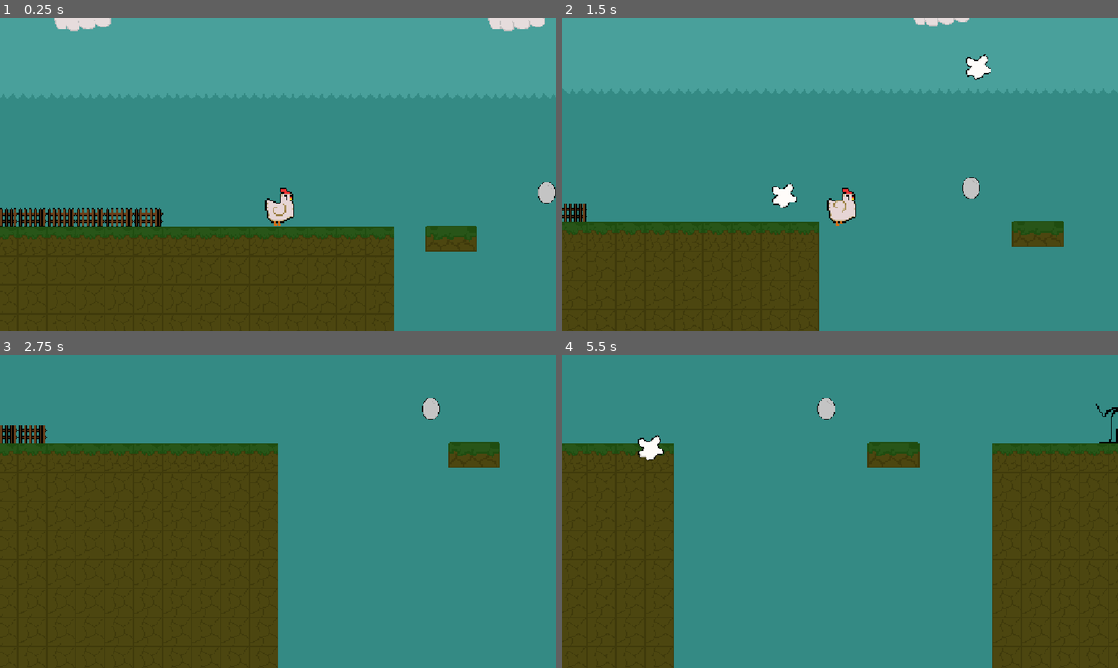
Above: before the commit, frames 1-4 (two rows, left to right).
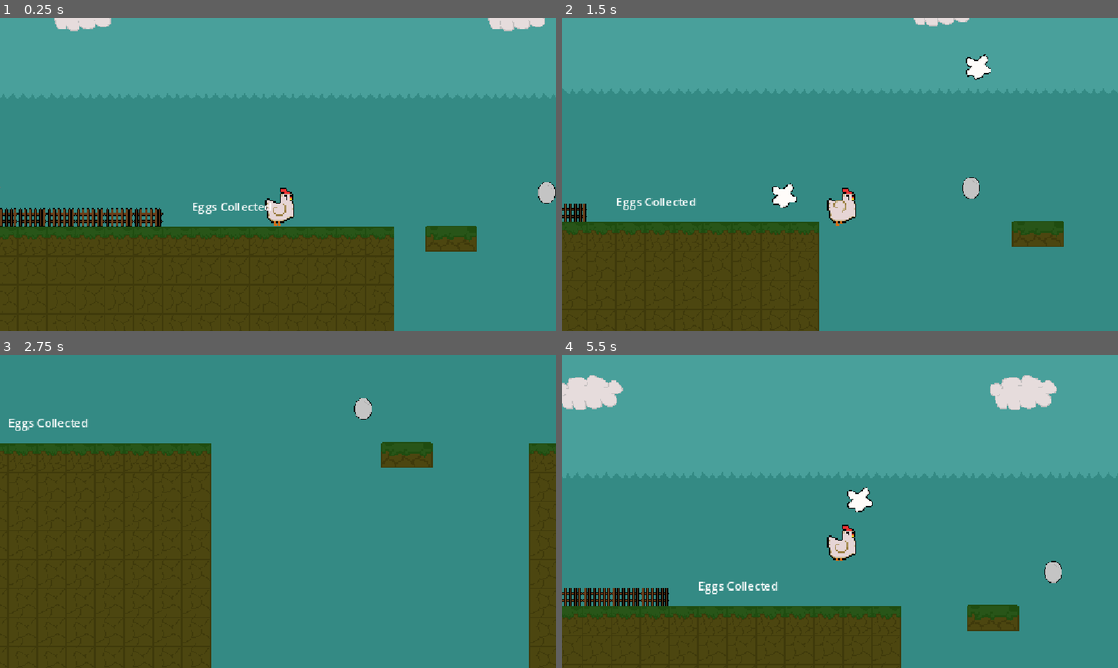
Above: after the commit, the same moments.

Repository: mahamfaisal165/Escape-from-the-farmer
Game: Godot game, scene res://scene/game.tscn
The game is run twice, just before and just after one commit, with the same random seed, the same clock (stepped at 60 frames per second) and the same inputs. The project has no main scene, so this scene is started directly.
Inputs (mouse positions are in pixels of both pictures, inside the frame that each line leads up to):
- Up to frame 1 (0.25 s): no input
- Up to frame 2 (1.5 s): tap Enter (ui_accept) at 0.5 s; move the mouse to (962, 158) at 0.52 s; hold Right (right) from 0.53 s (still down); tap Space (jump) at 0.6, 0.77, 1.07 s; click (962, 158) at 0.67 s; move the mouse to (728, 190) at 1.27 s; click (728, 190) at 1.35 s
- Up to frame 3 (2.75 s): tap Space (jump) at 1.52, 1.55, 1.82, 2.3 s; move the mouse to (333, 442) at 2.02 s; release Right (right) at 2.03 s; hold Left (left) from 2.03 s (still down); tap Alt at 2.1 s
- Up to frame 4 (5.5 s): move the mouse to (812, 574) at 2.77 s; release Left (left) at 2.78 s; hold Right (right) 2.78-4.28 s; tap Shift at 2.85 s; click (812, 574) at 2.92 s; tap Space (jump) at 3.02, 3.05, 3.32, 3.6, 3.77, 4.07, 4.52, 4.55, 4.82, 5.3 s; move the mouse to (1006, 558) at 3.52 s; move the mouse to (673, 464) at 4.27 s; hold Left (left) 4.28-5.03 s; click (673, 464) at 4.35 s; move the mouse to (867, 511) at 5.02 s; hold Right (right) from 5.03 s (still down); tap Alt at 5.1 s; click (867, 511) at 5.17 s

The runs differ from the first frame. In frame 1, 0.2% of the frame differs, in the area x 0-49%, y 54-63%; in frame 2, 0.2%; in frame 3, 15%; in frame 4, 40%, in the area x 0-100%, y 6-100%.

Commit message:
i am working on myenemy respown points

Diff:
--- /dev/null
+++ b/scene/area_2d.gd
@@ -0,0 +1,25 @@
+extends Area2D
+
+# Timer to allow a brief pause before scene reload (so player can see they died)
+@export var reload_delay: float = 0.5
+
+func _ready() -> void:
+	body_entered.connect(_on_body_entered)
+
+func _on_body_entered(body: Node2D) -> void:
+	# Check if the player touched the kill zone
+	if body.is_in_group("player") or body.name == "player":
+		die(body)
+
+func die(player_node: Node2D) -> void:
+	# Optional: Disable player movement so they can't keep moving while dying
+	if player_node.has_method("set_physics_process"):
+		player_node.set_physics_process(false)
+
+	# Wait for the reload delay
+	if reload_delay > 0:
+		await get_tree().create_timer(reload_delay).timeout
+
+	# Reload current scene safely
+	if is_inside_tree() and get_tree() != null:
+		get_tree().call_deferred("reload_current_scene")
--- a/scene/enemy.gd
+++ b/scene/enemy.gd
@@ -1,7 +1,7 @@
 extends CharacterBody2D
 
-@export var speed: float = 140.0
-@export var jump_velocity: float = -450.0 # Increased jump height/reach
+@export var speed: float = 80.0
+@export var jump_velocity: float = -450.0
 
 @onready var animated_sprite: AnimatedSprite2D = $AnimatedSprite2D
 @onready var ray_cast: RayCast2D = $RayCast2D
@@ -11,23 +11,48 @@
 var player: Node2D = null
 var is_stunned: bool = false
 var stun_timer: float = 0.0
+var jump_cooldown: float = 0.0
 
-# Prevents rapid jump re-triggering
-var jump_cooldown: float = 0.0
+# --- SEQUENTIAL SPAWN VARIABLES ---
+var spawn_points: Array = []
+var current_spawn_index: int = 0
+var is_respawning: bool = false
+
+@export var fall_y_limit: float = 350.0
 
 func _ready() -> void:
 	add_to_group("enemy")
 	player = get_tree().get_first_node_in_group("player")
 
+	# Find only Area2D nodes in the "spawn_points" group
+	spawn_points.clear()
+	for node in get_tree().get_nodes_in_group("spawn_points"):
+		if node is Area2D:
+			spawn_points.append(node)
+
+	# Sort them by their X position so they go sequentially across the level left-to-right!
+	spawn_points.sort_custom(func(a, b): return a.global_position.x < b.global_position.x)
+
 func _physics_process(delta: float) -> void:
-	# 1. Apply Gravity
+	if is_respawning:
+		return
+
+	if not player or not is_instance_valid(player):
+		player = get_tree().get_first_node_in_group("player")
+
+	# 1. Check if Enemy fell into a pit
+	if global_position.y > fall_y_limit:
+		start_respawn_sequence()
+		return
+
+	# 2. Apply Gravity
 	if not is_on_floor():
 		velocity.y += gravity * delta
 
 	if jump_cooldown > 0.0:
 		jump_cooldown -= delta
 
-	# 2. Handle Stun
+	# 3. Handle Stun
 	if is_stunned:
 		stun_timer -= delta
 		if stun_timer <= 0.0:
@@ -36,7 +61,7 @@
 		move_and_slide()
 		return
 
-	# 3. Follow Player
+	# 4. Follow Player
 	if player and is_instance_valid(player):
 		var direction_to_player = player.global_position.x - global_position.x
 		var move_dir = sign(direction_to_player)
@@ -44,23 +69,18 @@
 		if abs(direction_to_player) > 10.0:
 			velocity.x = move_dir * speed
 			animated_sprite.flip_h = move_dir < 0
-
-			# Push the RayCast well out in front (25px) so it detects the edge in advance
 			ray_cast.position.x = move_dir * 25.0
 		else:
 			velocity.x = 0
 
-		# 4. Jump Check (Must be on floor and off cooldown)
+		# 5. Jump Check
 		if is_on_floor() and jump_cooldown <= 0.0:
-			var is_at_edge = not ray_cast.is_colliding()
 			var is_hitting_wall = is_on_wall()
+			if is_hitting_wall or (player.global_position.y < global_position.y - 40):
+				velocity.y = jump_velocity
+				jump_cooldown = 0.3
 
-			# Trigger Jump when near an edge or wall
-			if is_at_edge or is_hitting_wall or (player.global_position.y < global_position.y - 40):
-				velocity.y = jump_velocity
-				jump_cooldown = 0.3 # Cooldown to avoid multi-jumping
-
-		# 5. Animations
+		# 6. Animations
 		if velocity.x != 0:
 			animated_sprite.play("walking")
 		else:
@@ -73,12 +93,34 @@
 
 	move_and_slide()
 
-	# 6. Check Player Collision
+	# 7. Check Player Collision
 	for i in range(get_slide_collision_count()):
 		var collision = get_slide_collision(i)
 		var collider = collision.get_collider()
 		if collider and (collider == player or collider.is_in_group("player")):
 			reload_game()
+
+func start_respawn_sequence() -> void:
+	if is_respawning:
+		return
+	is_respawning = true
+	velocity = Vector2.ZERO
+	hide()
+
+	# Wait for 1.5 seconds
+	await get_tree().create_timer(1.5).timeout
+
+	# Respawn at the current spawn point index
+	if spawn_points.size() > 0:
+		var target_spawn = spawn_points[current_spawn_index]
+		if is_instance_valid(target_spawn) and target_spawn is Area2D:
+			global_position = target_spawn.global_position
+
+		# Advance to the next spawn point for next time
+		current_spawn_index = (current_spawn_index + 1) % spawn_points.size()
+
+	show()
+	is_respawning = false
 
 func stun() -> void:
 	is_stunned = true
--- a/scene/game.tscn
+++ b/scene/game.tscn
@@ -12,6 +12,8 @@
 [ext_resource type="PackedScene" uid="uid://cixly7pfmdico" path="res://scene/kill_zone.tscn" id="10_sng2h"]
 [ext_resource type="PackedScene" uid="uid://dvi74evg3k7lx" path="res://scene/coin.tscn" id="10_yq8tf"]
 [ext_resource type="PackedScene" uid="uid://caaicccovl373" path="res://scene/kill_zone_2.tscn" id="11_5g16k"]
+[ext_resource type="Script" uid="uid://bros5jjlmi4t6" path="res://scene/game_manager.gd" id="13_5g16k"]
+[ext_resource type="Script" uid="uid://bi7pnv5nphn07" path="res://scene/area_2d.gd" id="14_81276"]
 
 [sub_resource type="TileSetAtlasSource" id="TileSetAtlasSource_p1ry8"]
 texture = ExtResource("2_33cqm")
@@ -106,6 +108,12 @@
 &"gi": SubResource("Animation_ll5lq")
 }
 
+[sub_resource type="WorldBoundaryShape2D" id="WorldBoundaryShape2D_mel2l"]
+distance = -413.0
+
+[sub_resource type="RectangleShape2D" id="RectangleShape2D_mel2l"]
+size = Vector2(36.5, 28.5)
+
 [node name="game" type="Node2D" unique_id=414162046]
 
 [node name="enemy" parent="." unique_id=1968464752 instance=ExtResource("8_ll5lq")]
@@ -172,13 +180,13 @@
 [node name="kill zones" type="Node" parent="." unique_id=1233124175]
 
 [node name="kill zone" parent="kill zones" unique_id=938710205 instance=ExtResource("10_sng2h")]
-position = Vector2(1822, 21)
+position = Vector2(1820, 20)
 
 [node name="kill zone2" parent="kill zones" unique_id=391406019 instance=ExtResource("10_sng2h")]
 position = Vector2(2020, 20)
 
 [node name="kill zone 2" parent="kill zones" unique_id=1313356159 instance=ExtResource("11_5g16k")]
-position = Vector2(1862, 21)
+position = Vector2(1860, 20)
 
 [node name="kill zone 3" parent="kill zones" unique_id=426482364 instance=ExtResource("11_5g16k")]
 position = Vector2(2060, 20)
@@ -199,3 +207,31 @@
 
 [node name="coin2" parent="coins" unique_id=58457812 instance=ExtResource("10_yq8tf")]
 position = Vector2(1240, 14)
+
+[node name="game manager" type="Node" parent="." unique_id=1634445937]
+script = ExtResource("13_5g16k")
+
+[node name="score label" type="Label" parent="game manager" unique_id=1675492963]
+offset_right = 40.0
+offset_bottom = 23.0
+text = "Eggs Collected"
+
+[node name="killzone line" type="Area2D" parent="." unique_id=315292291]
+script = ExtResource("14_81276")
+
+[node name="CollisionShape2D" type="CollisionShape2D" parent="killzone line" unique_id=2059688404]
+shape = SubResource("WorldBoundaryShape2D_mel2l")
+
+[node name="Spawn points" type="Node" parent="." unique_id=1966269766 groups=["spawn_points"]]
+
+[node name="Spawn ponit 1" type="Area2D" parent="Spawn points" unique_id=645701038 groups=["spawn_points"]]
+
+[node name="CollisionShape2D" type="CollisionShape2D" parent="Spawn points/Spawn ponit 1" unique_id=417896064]
+position = Vector2(754, 23)
+shape = SubResource("RectangleShape2D_mel2l")
+
+[node name="Spawn ponit 2" type="Area2D" parent="Spawn points" unique_id=324293454 groups=["spawn_points"]]
+
+[node name="CollisionShape2D" type="CollisionShape2D" parent="Spawn points/Spawn ponit 2" unique_id=512572865]
+position = Vector2(1661, -17)
+shape = SubResource("RectangleShape2D_mel2l")
--- /dev/null
+++ b/scene/game_manager.gd
@@ -0,0 +1,9 @@
+extends Node
+
+@onready var score_label: Label = $"score label"
+
+var score: int = 0
+
+func add_point() -> void:
+	score += 1
+	score_label.text = "Score: " + str(score)
Not shown, added: scene/area_2d.gd.uid
Not shown, added: scene/game_manager.gd.uid
